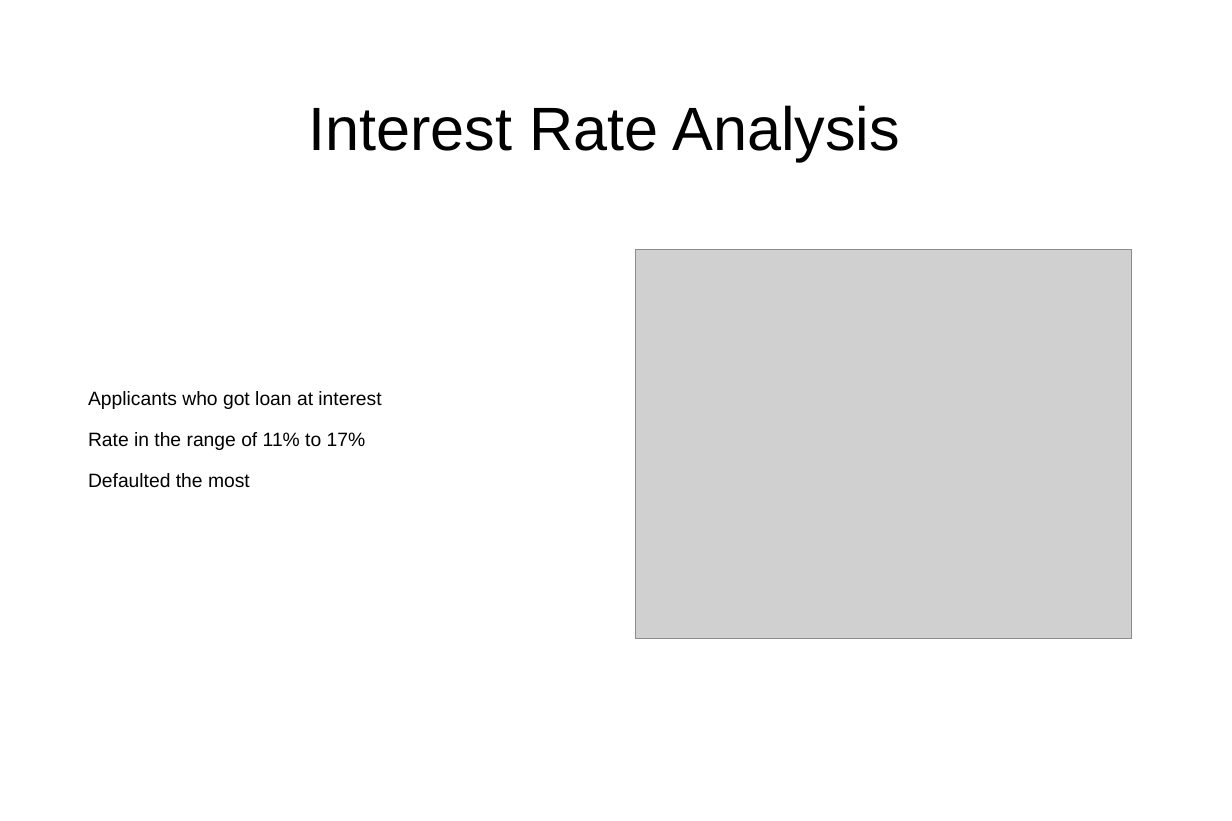
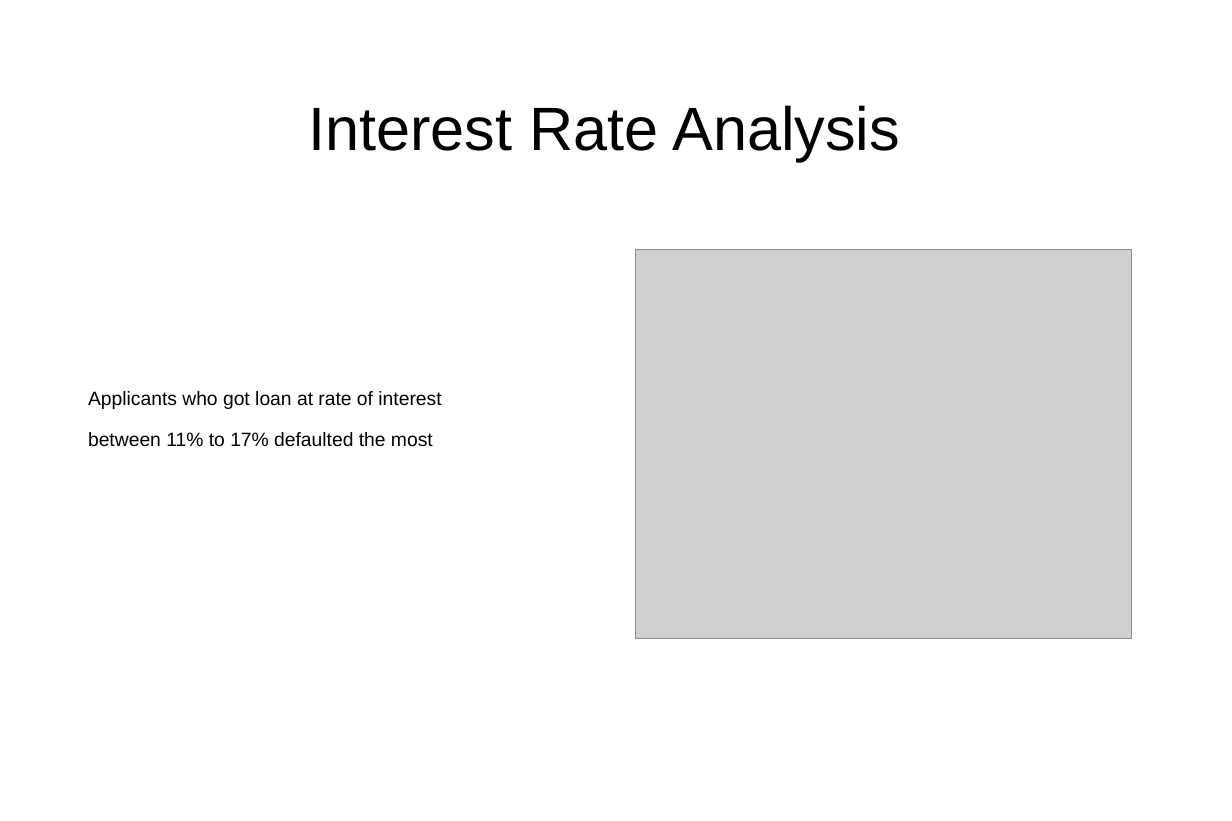
Before and after one commit to vinoth-commits/Lending-Club-Case-Study, a slide deck: slide 10 of Vinoth.ppt. Drawn at 1232x821 pixels with LibreOffice and Linux fonts; fonts in the diff are those of the drawing; grey boxes stand for pictures; background and template pictures are left out. Boxes give left, top, right and bottom in pixels: in the first picture for what was removed or moved away, otherwise in the second. Text is boxed around its words. In the diff, an @@ line names an element or a change of style, - is before the commit and + after.

```diff
--- a/Vinoth.ppt
+++ b/Vinoth.ppt
@@ text at [88, 391, 441, 447]: text changed @@
-Applicants who got loan at interest
-Rate in the range of 11% to 17%
-Defaulted the most
+Applicants who got loan at rate of interest
+between 11% to 17% defaulted the most
```
Also in this commit, not shown: 6 other slides changed, 1 other file.
